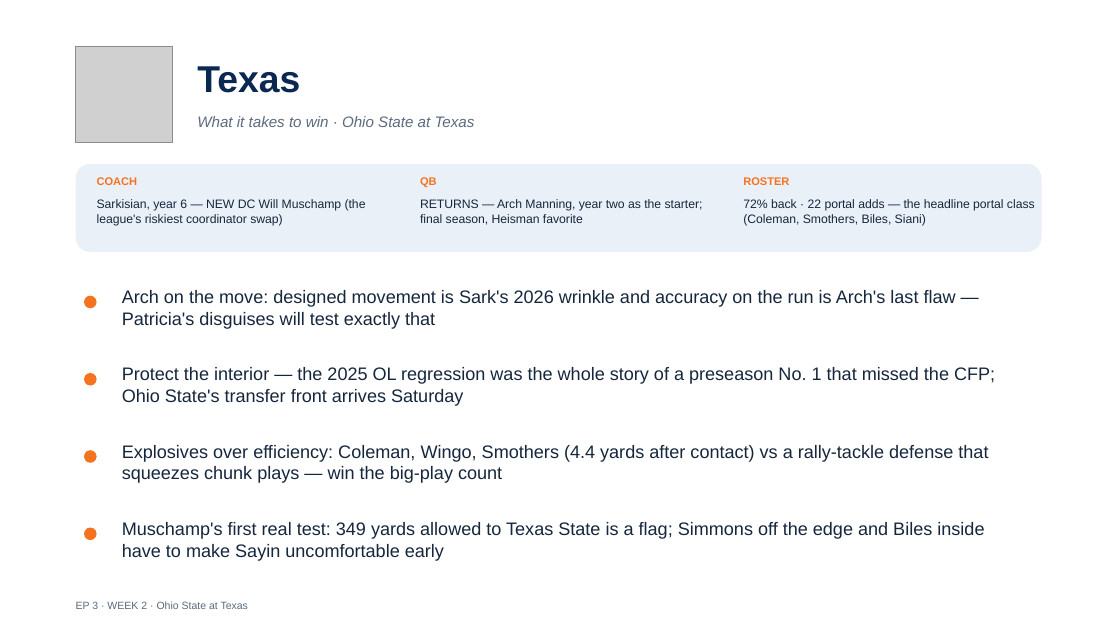
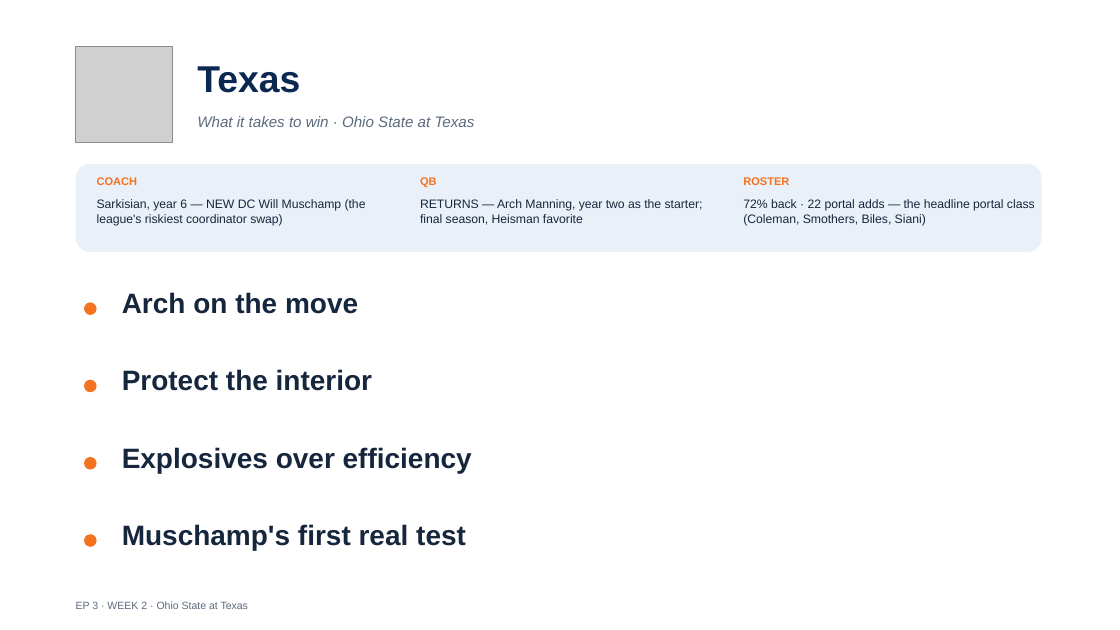
Before and after one commit to lucasalvarezflorida-lab/ncaa-fbs-analytics, a slide deck: slide 20 of decks/2026_Week2_Episode3.pptx. Drawn at 1120x630 pixels with LibreOffice and Linux fonts; fonts in the diff are those of the drawing; grey boxes stand for pictures. Boxes give left, top, right and bottom in pixels: in the first picture for what was removed or moved away, otherwise in the second. Text is boxed around its words. In the diff, an @@ line names an element or a change of style, - is before the commit and + after.

```diff
--- a/decks/2026_Week2_Episode3.pptx
+++ b/decks/2026_Week2_Episode3.pptx
@@ text at (122, 292, 358, 314): text changed; size 15.5 to 24 pt; bold on @@
-Arch on the move: designed movement is Sark's 2026 wrinkle and accuracy on the run is Arch's last flaw — Patricia's disguises will test exactly that
+Arch on the move
@@ text at (122, 369, 372, 391): text changed; size 15.5 to 24 pt; bold on @@
-Protect the interior — the 2025 OL regression was the whole story of a preseason No. 1 that missed the CFP; Ohio State's transfer front arrives Saturday
+Protect the interior
@@ text at (122, 447, 472, 473): text changed; size 15.5 to 24 pt; bold on @@
-Explosives over efficiency: Coleman, Wingo, Smothers (4.4 yards after contact) vs a rally-tackle defense that squeezes chunk plays — win the big-play count
+Explosives over efficiency
@@ 4 ellipses: place and size @@
-4 ellipses at (84, 296, 97, 540)
+4 ellipses at (84, 302, 97, 547)
@@ text at (122, 524, 466, 550): text changed; size 15.5 to 24 pt; bold on @@
-Muschamp's first real test: 349 yards allowed to Texas State is a flag; Simmons off the edge and Biles inside have to make Sayin uncomfortable early
+Muschamp's first real test
```
Also in this commit, not shown: 14 other slides changed, 1 other file.
